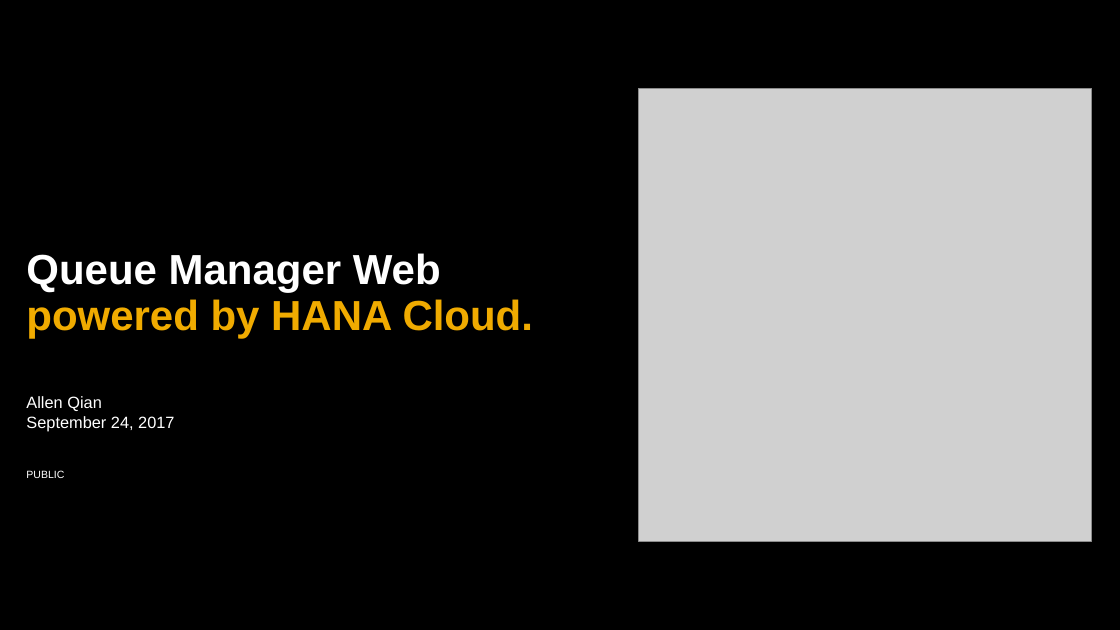
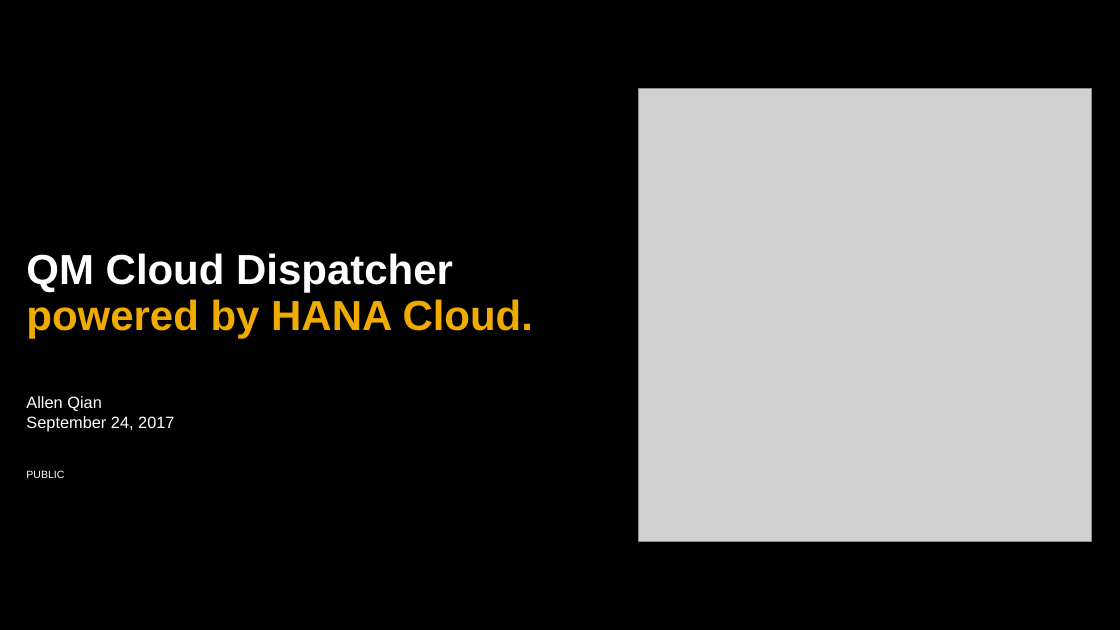
Before and after one commit to qianyilun/workload-calculator, a slide deck: slide 1 of SAP_2017_16x9_black_and_white.pptx. Drawn at 1120x630 pixels with LibreOffice and Linux fonts; fonts in the diff are those of the drawing; grey boxes stand for pictures; background and template pictures are left out. Boxes give left, top, right and bottom in pixels: in the first picture for what was removed or moved away, otherwise in the second. Text is boxed around its words. In the diff, an @@ line names an element or a change of style, - is before the commit and + after.

```diff
--- a/SAP_2017_16x9_black_and_white.pptx
+++ b/SAP_2017_16x9_black_and_white.pptx
@@ text at [26, 253, 533, 338]: text changed @@
-Queue Manager Web
-powered by HANA Cloud.
+QM Cloud Dispatcher
+powered by HANA Cloud.
```
Also in this commit, not shown: 1 other slide changed.
